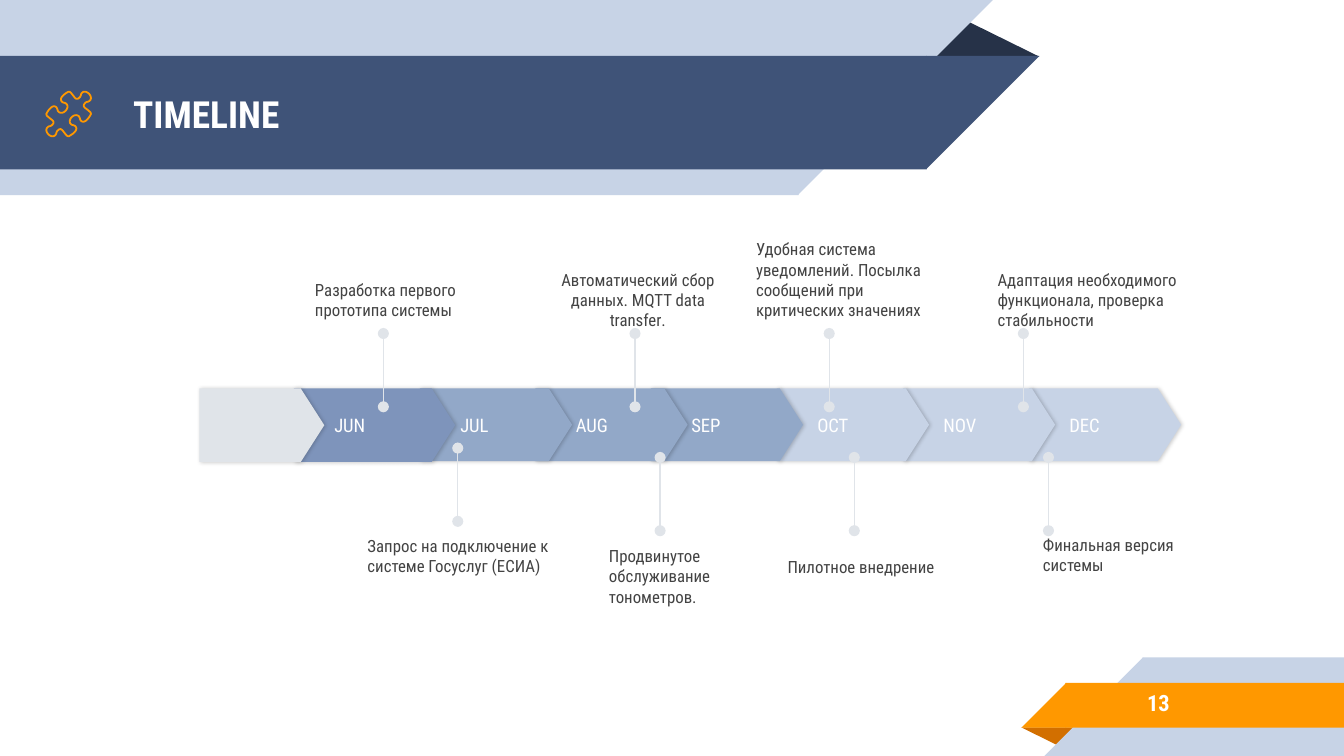
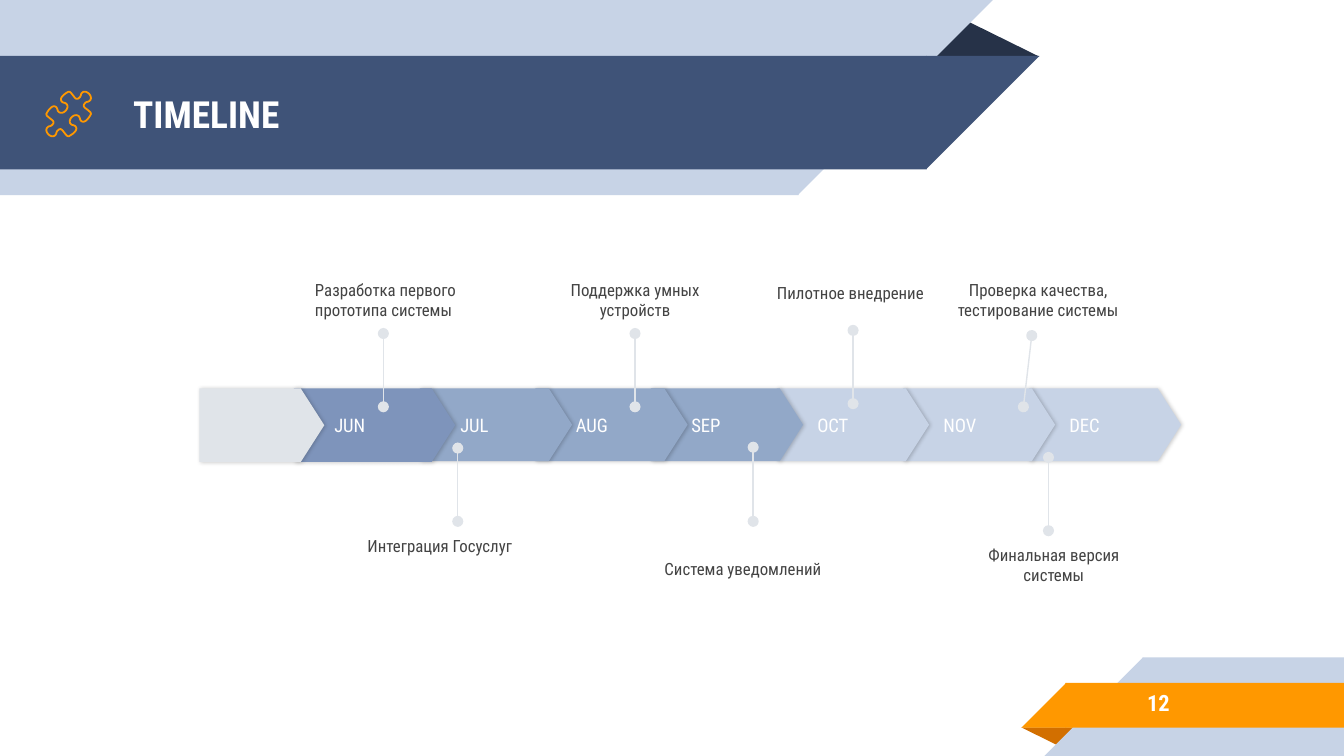
Before and after one commit to KochankovID/hacatone_miac, a slide deck: slide 12 of visual/Danko.pptx (slide 13 before the commit). Drawn at 1344x756 pixels with LibreOffice and Linux fonts; fonts in the diff are those of the drawing. Boxes give left, top, right and bottom in pixels: in the first picture for what was removed or moved away, otherwise in the second. Text is boxed around its words. In the diff, an @@ line names an element or a change of style, - is before the commit and + after.

```diff
--- a/visual/Danko.pptx
+++ b/visual/Danko.pptx
@@ text removed at (756,242,921,320) @@
-Удобная система уведомлений. Посылка сообщений при критических значениях
@@ text at (571,284,699,320): text changed @@
-Автоматический сбор данных. MQTT data transfer.
+Поддержка умных устройств
@@ text "Пилотное внедрение": place and size @@
-text "Пилотное внедрение" at (788,561,934,577)
+text "Пилотное внедрение" at (777,287,924,303)
@@ text at (958,284,1119,320): text changed @@
-Адаптация необходимого функционала, проверка стабильности
+Проверка качества, тестирование системы
@@ double arrow moved from (855, 531) - (855, 457) to (853, 403) - (853, 331) @@
@@ double arrow moved from (1023, 407) - (1023, 333) to (1023, 407) - (1032, 336) @@
@@ double arrow moved from (829, 407) - (829, 333) to (753, 521) - (753, 448) @@
@@ double arrow removed from (660, 531) to (660, 457) @@
@@ text at (367,540,512,556): text changed @@
-Запрос на подключение к системе Госуслуг (ЕСИА)
+Интеграция Госуслуг
@@ text removed at (609,550,710,607) @@
-Продвинутое обслуживание тонометров.
@@ text added at (664,563,821,579), 9 pt, text #434343 @@
+Система уведомлений
@@ text "Финальная версия системы": place and size @@
-text "Финальная версия системы" at (1043,538,1174,571)
+text "Финальная версия системы" at (988,548,1119,581)
@@ text "Финальная версия системы" at (988,548,1119,581): alignment left to centre @@
@@ page number at (1147,695,1170,711): text changed @@
-13
+12
```
Also in this commit, not shown: 11 other slides changed, 1 slide added, 3 slides removed, 1 other file.
